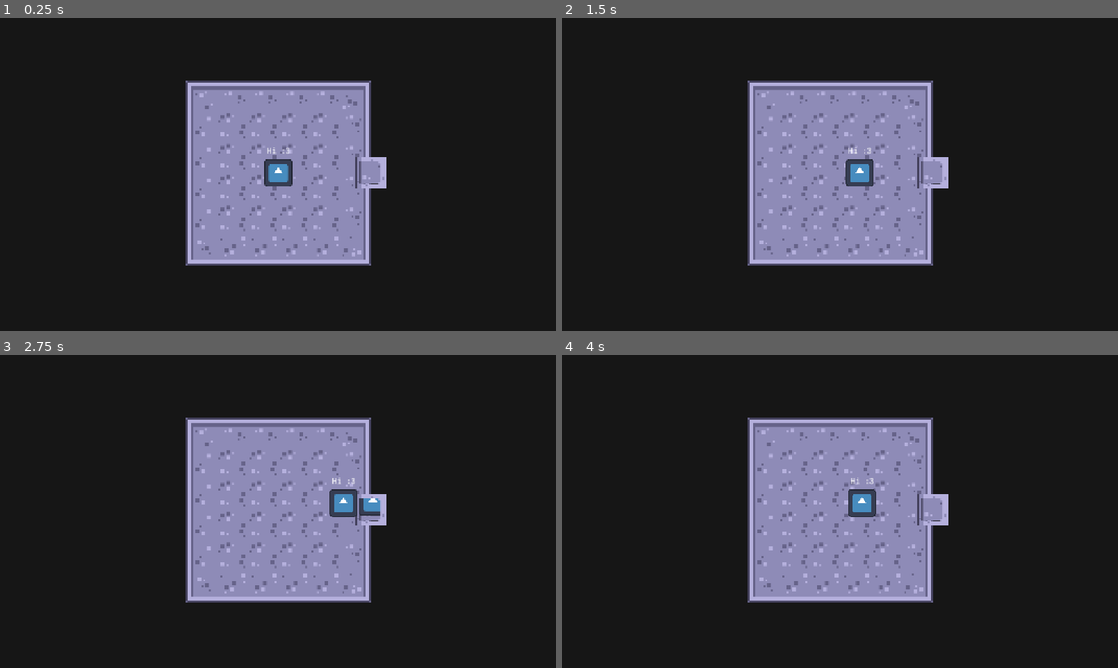
Above: before the commit, frames 1-4 (two rows, left to right).
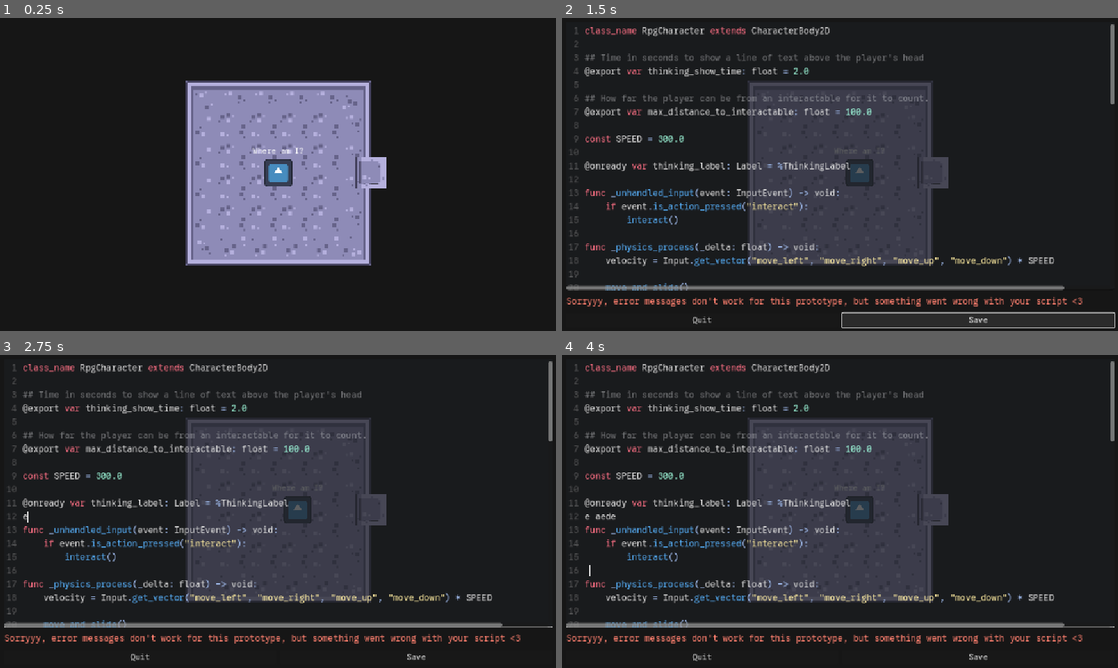
Above: after the commit, the same moments.

Repository: weedleeedle/self-coding-game-prototype
Game: Godot game, scene res://scene/rpg/starting_room/starting_room.tscn
Two runs of this game, one before a commit and one after it. Both use one fixed random seed, a clock stepped at 60 frames per second and the inputs below. This scene is started directly instead of the project's main scene. The engine's default icon, where the game draws it, is replaced by a stand-in: a white triangle on a blue panel in a dark square.
Inputs (mouse positions are in pixels of both pictures, inside the frame that each line leads up to):
- Up to frame 1 (0.25 s): no input
- Up to frame 2 (1.5 s): tap Enter at 0.5 s; move the mouse to (934, 171) at 0.52 s; hold D (move_right) 0.53-1.25 s; hold E (interact, bound only after the commit) 0.53-1.25 s; click (934, 171) at 0.67 s; tap Space (jump) at 0.77 s; click "Save" at 1.25 s
- Up to frame 3 (2.75 s): move the mouse to (166, 527) at 2.02 s; hold D (move_right) from 2.03 s (still down); click (166, 527) at 2.1 s; tap Up (move_up) at 2.27 s; tap E (interact, bound only after the commit) at 2.3 s
- Up to frame 4 (4 s): tap Space (jump) at 2.75, 3.77 s; move the mouse to (895, 442) at 2.77 s; release D (move_right) at 2.78 s; hold A (move_left) 2.78-3.53 s; hold E (interact, bound only after the commit) 2.78-3.53 s; move the mouse to (812, 574) at 3.52 s; hold D (move_right) from 3.53 s (still down); tap E (interact, bound only after the commit) at 3.6 s; click (812, 574) at 3.67 s

The runs differ from the first frame. In frame 1, less than 0.1% of the frame differs, in the area x 45-55%, y 41-44%; in frame 2, 28%, in the area x 0-100%, y 2-100%; in frame 3, 27%; in frame 4, 27%.
Error after the commit: Parse Error: Class "RpgCharacter" hides a global script class.

Commit message:
Added dialog to starting room

Diff:
--- a/godot/components/rpg_character/rpg_character.gd
+++ b/godot/components/rpg_character/rpg_character.gd
@@ -1,4 +1,4 @@
-extends CharacterBody2D
+class_name RpgCharacter extends CharacterBody2D
 
 ## Time in seconds to show a line of text above the player's head
 @export var thinking_show_time: float = 2.0
@@ -9,9 +9,6 @@
 const SPEED = 300.0
 
 @onready var thinking_label: Label = %ThinkingLabel
-
-func _ready() -> void:
-    think("Hi :3")
 
 func _unhandled_input(event: InputEvent) -> void:
     if event.is_action_pressed("interact"):
@@ -52,12 +49,17 @@
 
     interactable.interact()
 
-func think(text: String) -> void:
+func think(dialog: Array[String]) -> void:
+    for line in dialog:
+        _think(line)
+        await create_tween().tween_interval(thinking_show_time).finished
+
+    thinking_label.hide()
+
+func _think(text: String) -> void:
     var vert_margin := 32
     thinking_label.text = text
     # Center label above player
     thinking_label.position.x = -thinking_label.size.x / 2
     thinking_label.position.y = -thinking_label.size.y - vert_margin
     thinking_label.show()
-    await create_tween().tween_interval(thinking_show_time).finished
-    thinking_label.hide()
--- a/godot/project.godot
+++ b/godot/project.godot
@@ -37,7 +37,6 @@
 edit={
 "deadzone": 0.2,
 "events": [Object(InputEventMouseButton,"resource_local_to_scene":false,"resource_name":"","device":-1,"window_id":0,"a …(258 unchanged characters)…
-, Object(InputEventKey,"resource_local_to_scene":false,"resource_name":"","device":-1,"window_id":0,"alt_pressed":false,"shift_pressed":false,"ctrl_pressed":false,"meta_pressed":false,"pressed":false,"keycode":0,"physical_keycode":69,"key_label":0,"unicode":101,"location":0,"echo":false,"script":null)
 ]
 }
 move_left={
@@ -71,6 +70,11 @@
 , Object(InputEventKey,"resource_local_to_scene":false,"resource_name":"","device":-1,"window_id":0,"alt_pressed":false …(186 unchanged characters)…
 ]
 }
+interact={
+"deadzone": 0.2,
+"events": [Object(InputEventKey,"resource_local_to_scene":false,"resource_name":"","device":-1,"window_id":0,"alt_pressed":false,"shift_pressed":false,"ctrl_pressed":false,"meta_pressed":false,"pressed":false,"keycode":0,"physical_keycode":69,"key_label":0,"unicode":101,"location":0,"echo":false,"script":null)
+]
+}
 
 [layer_names]
 
--- /dev/null
+++ b/godot/scene/rpg/starting_room/starting_room.gd
@@ -0,0 +1,9 @@
+extends Node2D
+
+## Things for the player to say when the level starts.
+@export var starting_dialog: Array[String]
+
+@onready var player: RpgCharacter = $RpgCharacter
+
+func _ready() -> void:
+    player.think(starting_dialog)
--- a/godot/scene/rpg/starting_room/starting_room.tscn
+++ b/godot/scene/rpg/starting_room/starting_room.tscn
@@ -1,10 +1,13 @@
-[gd_scene load_steps=4 format=4 uid="uid://pwdtwendewpt"]
+[gd_scene load_steps=5 format=4 uid="uid://pwdtwendewpt"]
 
+[ext_resource type="Script" uid="uid://dbeodbb4p38xb" path="res://scene/rpg/starting_room/starting_room.gd" id="1_dtwm1"]
 [ext_resource type="TileSet" uid="uid://cxctyyvggb2rn" path="res://resources/tileset/rpg.tres" id="1_hukeu"]
 [ext_resource type="PackedScene" uid="uid://c4es7caam7dta" path="res://components/mirror/mirror.tscn" id="2_7e5ko"]
 [ext_resource type="PackedScene" uid="uid://dorj7lqqborwe" path="res://components/rpg_character/rpg_character.tscn" id="2_dewl2"]
 
 [node name="StartingRoom" type="Node2D"]
+script = ExtResource("1_dtwm1")
+starting_dialog = Array[String](["Where am I?", "Why can't I move?", "There's a mirror over there...", "If only I could interact with it somehow?"])
 
 [node name="TileMapLayer" type="TileMapLayer" parent="."]
 position = Vector2(384, 128)
Not shown, added: godot/scene/rpg/starting_room/starting_room.gd.uid
